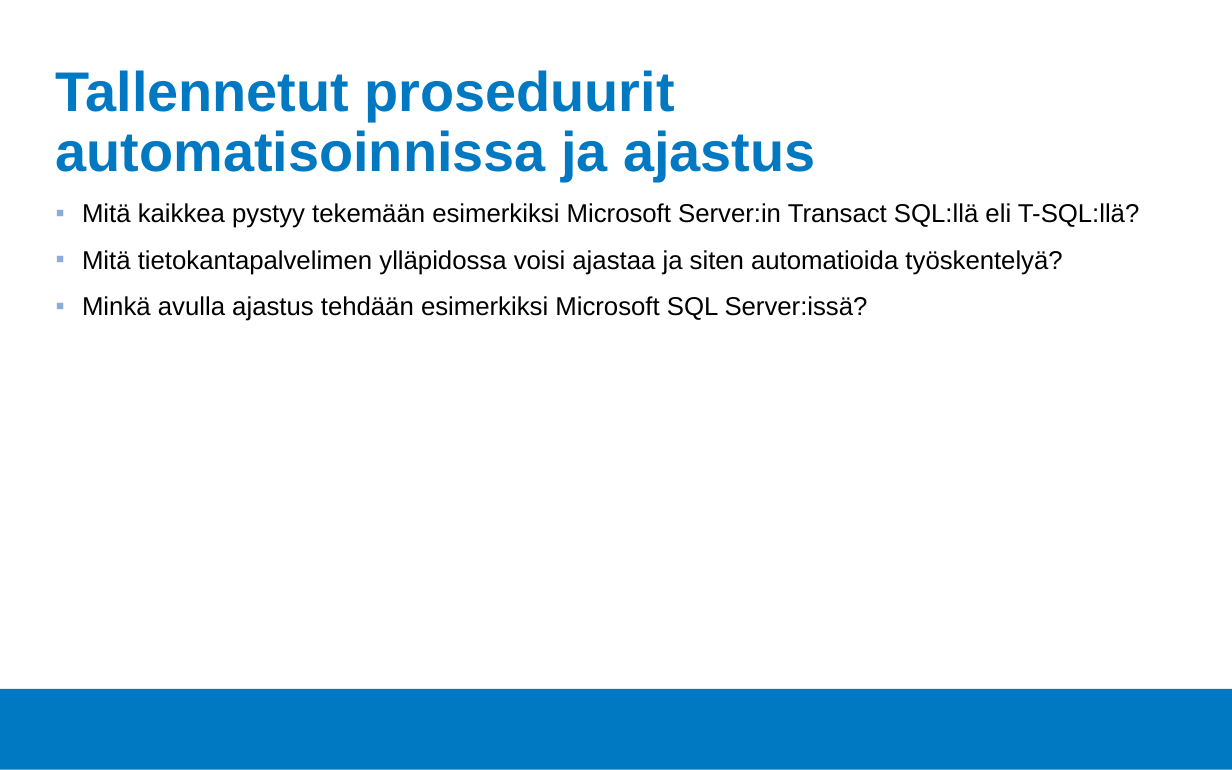
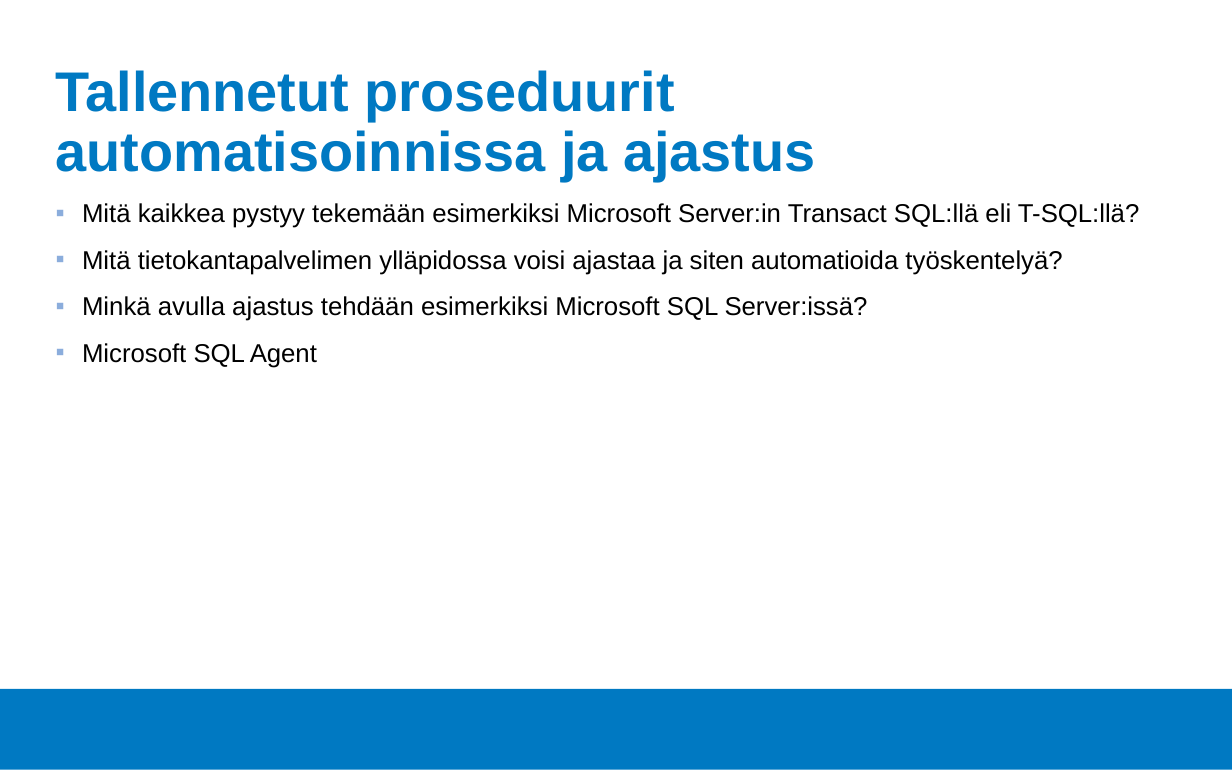
Before and after one commit to Tietokantahallinta/Tietokantahallinta.github.io, a slide deck: slide 2 of luennot/viikko07/Luentokalvot_07.odp. Drawn at 1232x770 pixels with LibreOffice and Linux fonts; fonts in the diff are those of the drawing; background and template pictures are left out. Boxes give left, top, right and bottom in pixels: in the first picture for what was removed or moved away, otherwise in the second. Text is boxed around its words. In the diff, an @@ line names an element or a change of style, - is before the commit and + after.

```diff
--- a/luennot/viikko07/Luentokalvot_07.odp
+++ b/luennot/viikko07/Luentokalvot_07.odp
@@ text at [82,343,317,368]: paragraph added @@
+▪ Microsoft SQL Agent
```
Also in this commit, not shown: 2 other slides changed, 14 other files.
